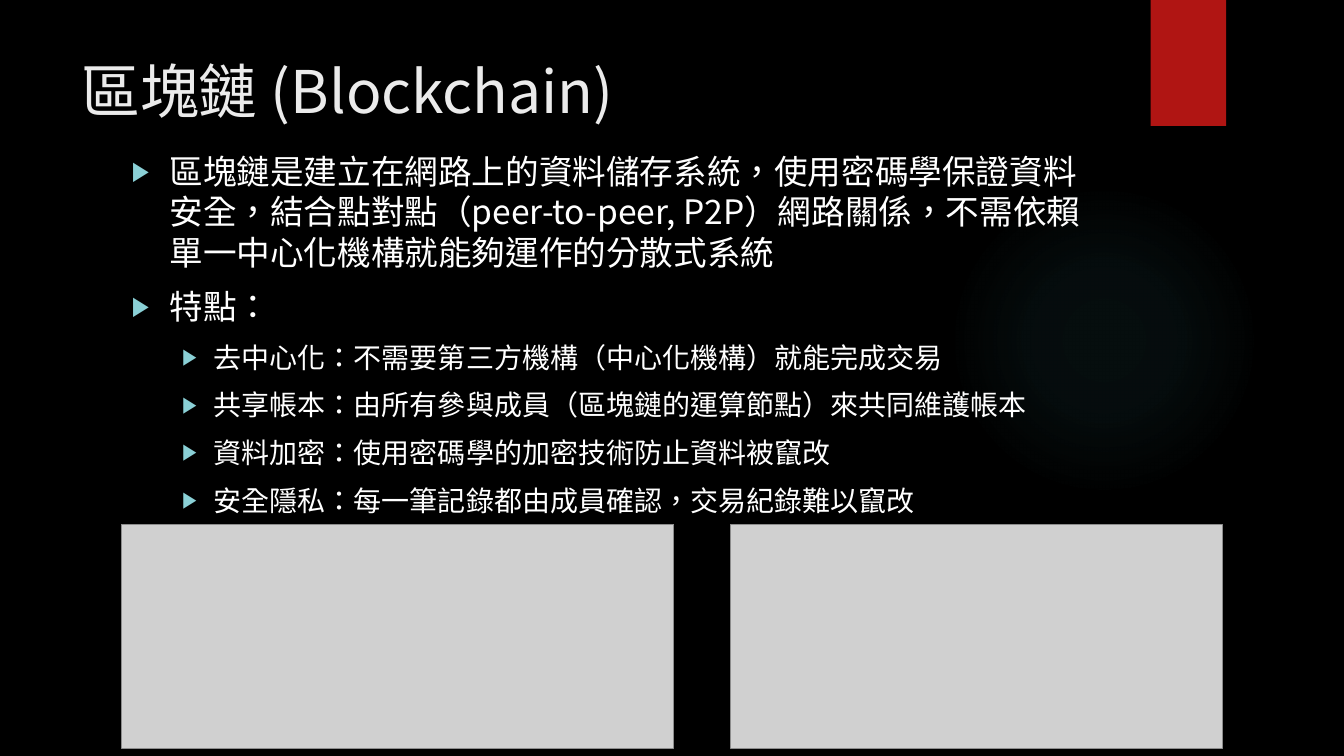
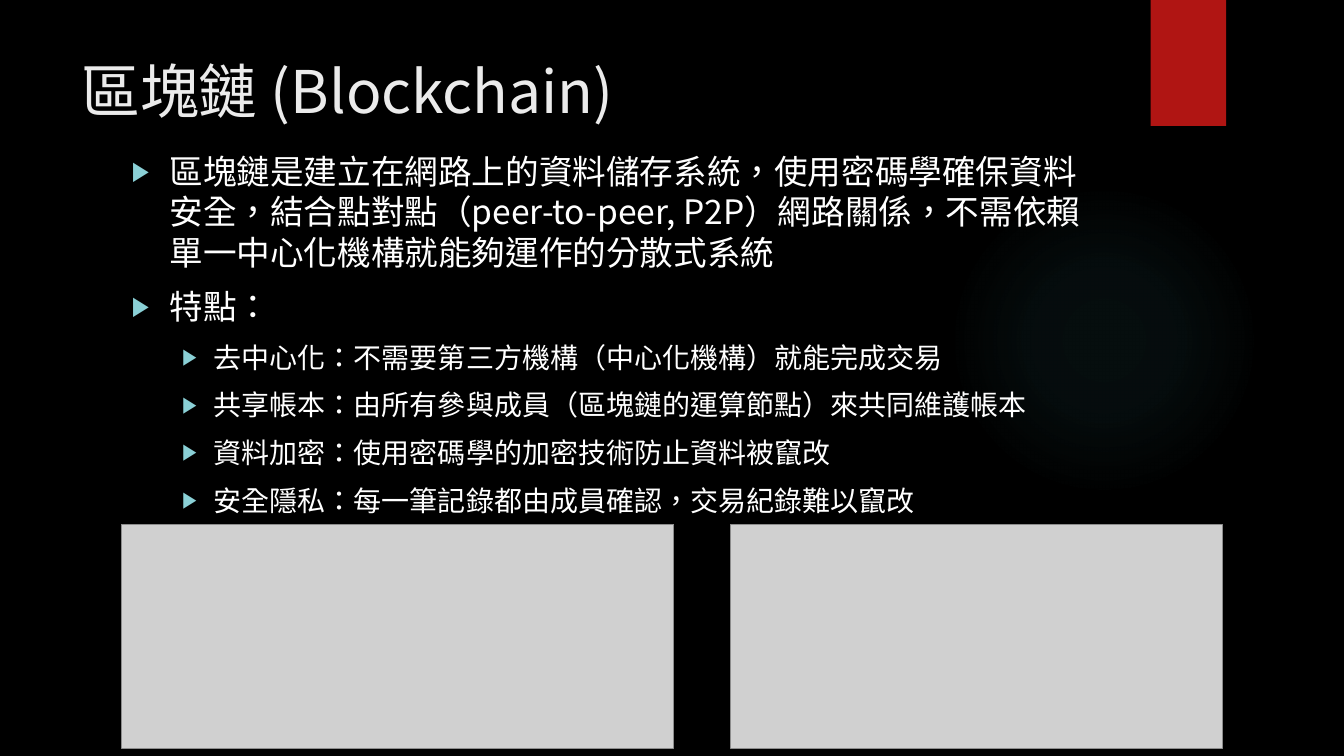
Before and after one commit to wtpai/DAppGit, a slide deck: slide 3 of 區塊鏈─智能合約實作.pptx. Drawn at 1344x756 pixels with LibreOffice and Linux fonts; fonts in the diff are those of the drawing; grey boxes stand for pictures; background and template pictures are left out. Boxes give left, top, right and bottom in pixels: in the first picture for what was removed or moved away, otherwise in the second. Text is boxed around its words. In the diff, an @@ line names an element or a change of style, - is before the commit and + after.

```diff
--- a/區塊鏈─智能合約實作.pptx
+++ b/區塊鏈─智能合約實作.pptx
@@ text at bbox=[170, 155, 1080, 268]: text changed @@
-▶ 區塊鏈是建立在網路上的資料儲存系統，使用密碼學保證資料安全，結合點對點（peer-to-peer, P2P）網路關係，不需依賴單一中心化機構就能夠運作的分散式系統
+▶ 區塊鏈是建立在網路上的資料儲存系統，使用密碼學確保資料安全，結合點對點（peer-to-peer, P2P）網路關係，不需依賴單一中心化機構就能夠運作的分散式系統
```
Also in this commit, not shown: 7 other slides changed, 3 slides added, 13 other files.
